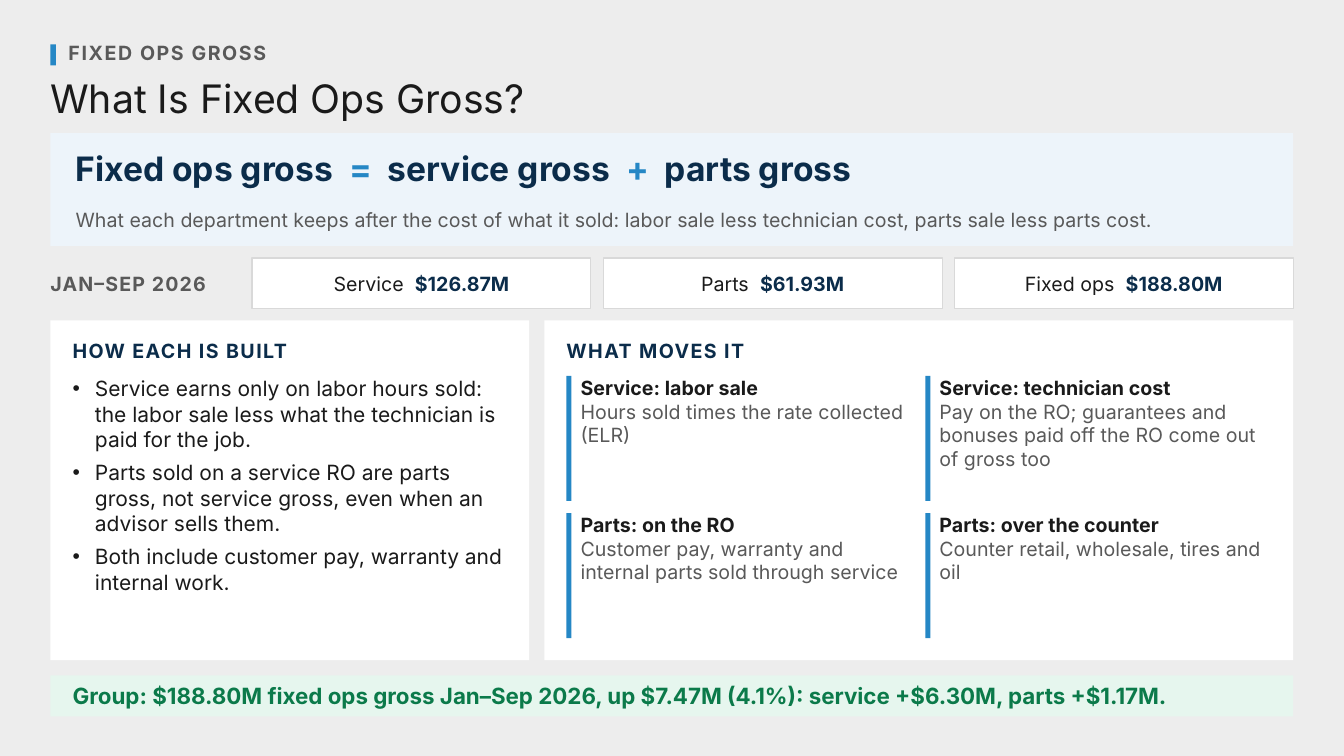
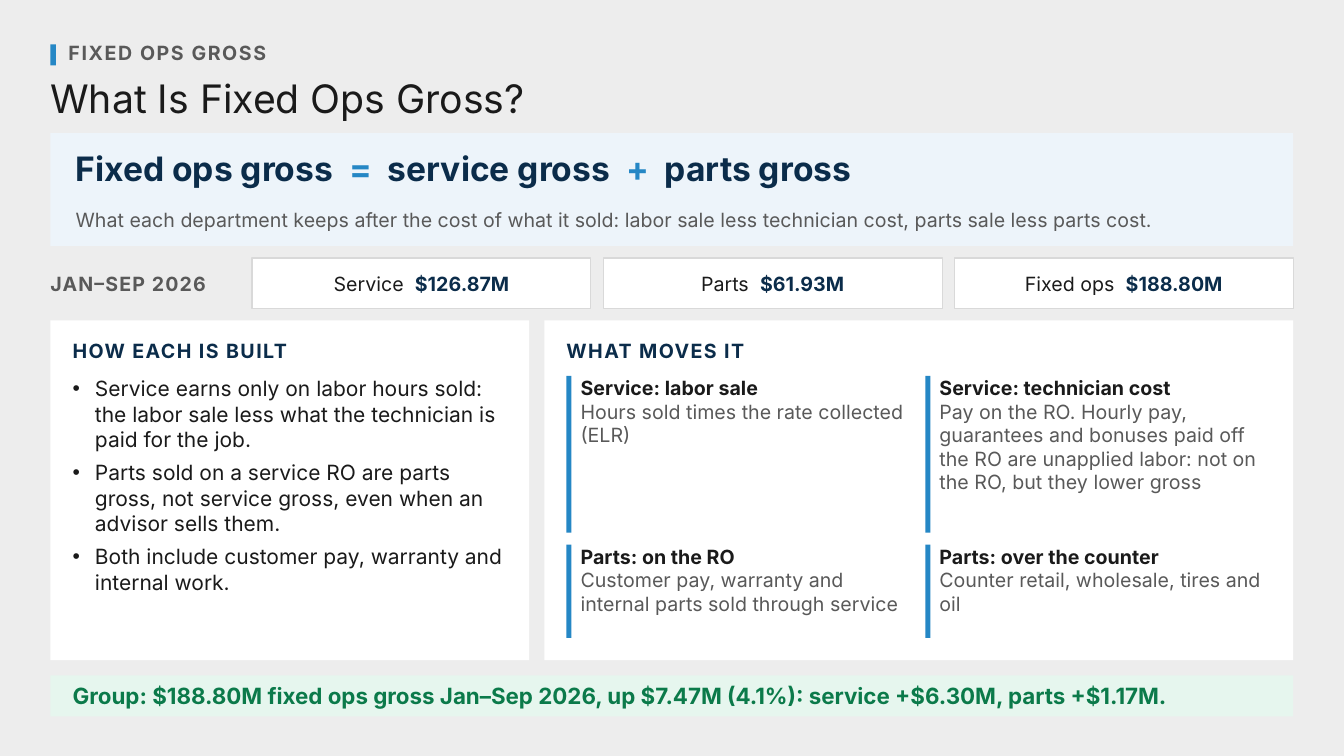
Before and after one commit to Ndresner/Noah, a slide deck: slide 13 of day2-deck/decks/Metric Explainers - Review.pptx. Drawn at 1344x756 pixels with LibreOffice and Linux fonts; fonts in the diff are those of the drawing. Boxes give left, top, right and bottom in pixels: in the first picture for what was removed or moved away, otherwise in the second. Text is boxed around its words. In the diff, an @@ line names an element or a change of style, - is before the commit and + after.

```diff
--- a/day2-deck/decks/Metric Explainers - Review.pptx
+++ b/day2-deck/decks/Metric Explainers - Review.pptx
@@ rectangle: place and size @@
-rectangle at <box>567,376,572,501</box>
+rectangle at <box>567,376,572,532</box>
@@ rectangle: place and size @@
-rectangle at <box>926,376,931,501</box>
+rectangle at <box>926,376,931,532</box>
@@ text at <box>939,404,1256,493</box>: text changed @@
-Pay on the RO; guarantees and bonuses paid off the RO come out of gross too
+Pay on the RO. Hourly pay, guarantees and bonuses paid off the RO are unapplied labor: not on the RO, but they lower gross
@@ rectangle: place and size @@
-rectangle at <box>567,513,572,638</box>
+rectangle at <box>567,544,572,638</box>
@@ text "Parts: on the RO": place and size @@
-text "Parts: on the RO" at <box>581,517,898,583</box>
+text "Parts: on the RO" at <box>581,549,898,615</box>
@@ rectangle: place and size @@
-rectangle at <box>926,513,931,638</box>
+rectangle at <box>926,544,931,638</box>
@@ text "Parts: over the counter": place and size @@
-text "Parts: over the counter" at <box>939,517,1261,579</box>
+text "Parts: over the counter" at <box>939,549,1261,611</box>
```
Also in this commit, not shown: 3 other files.
